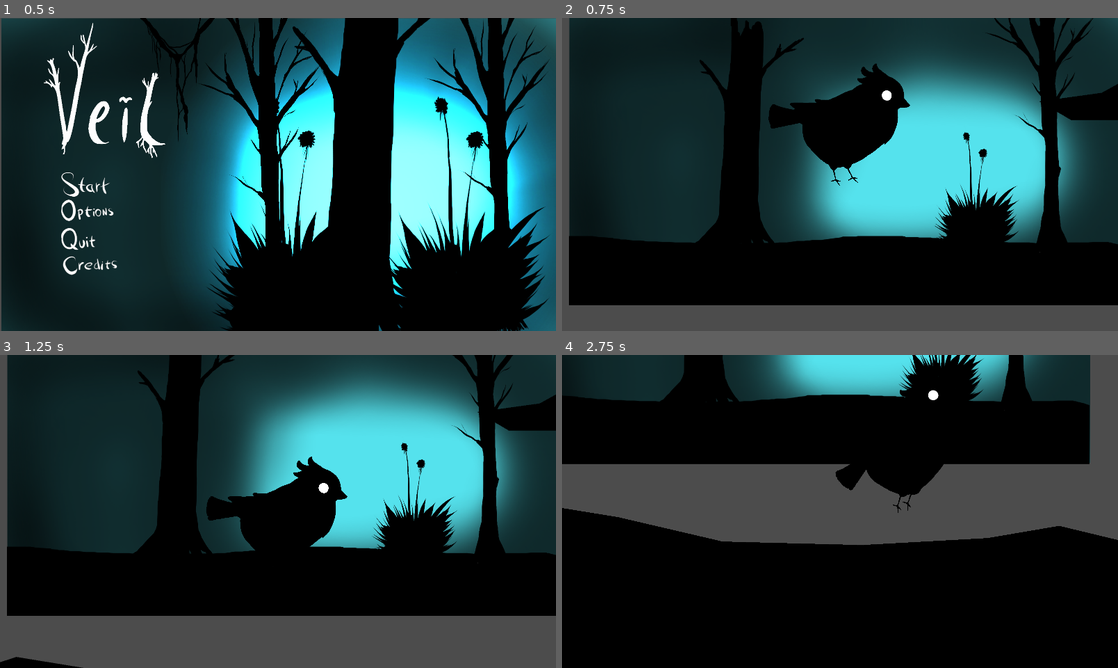
Above: before the commit, frames 1-4 (two rows, left to right).
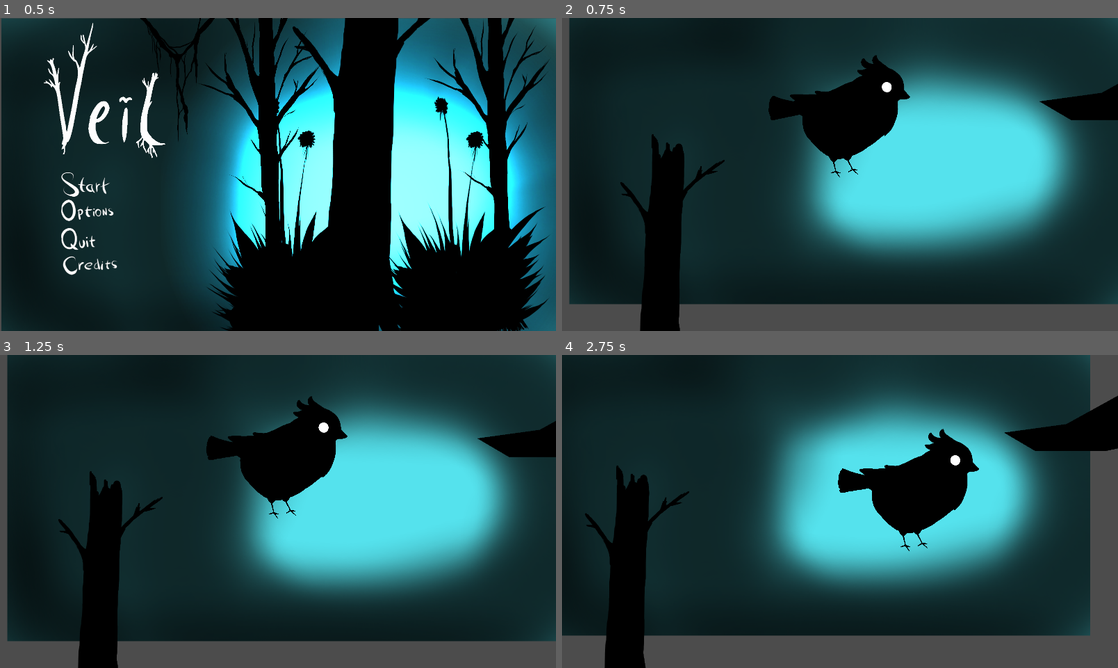
Above: after the commit, the same moments.

Repository: mikeask/Veil
Game: Godot game, scene res://Scenes/MainMenu.tscn
Same seed, same stepped clock (60 frames per second), same inputs: the game is played once before the commit and once after it.
Inputs (mouse positions are in pixels of both pictures, inside the frame that each line leads up to):
- Up to frame 1 (0.5 s): no input
- Up to frame 2 (0.75 s): click (650, 183) at 0.5 s
- Up to frame 3 (1.25 s): no input
- Up to frame 4 (2.75 s): hold Right (ui_right) from 1.28 s (still down); tap Up (ui_up) at 1.52, 2.27 s

Frame 1 is identical in both runs. In frame 2, 32% of the frame differs, in the area x 1-100%, y 0-100%; in frame 3, 55%; in frame 4, 86%, in the area x 0-100%, y 0-100%.

Commit message:
Melhora do Level Principal

Diff:
--- a/Animation/Bird.gd
+++ b/Animation/Bird.gd
@@ -1,7 +1,7 @@
 extends KinematicBody2D
 
 const vel_andar = 300
-const gravidade = 1200
+const gravidade = 60
 const vel_pulo = 600
 const normal = Vector2(0,-1)
 
--- a/Animation/Bird.tscn
+++ b/Animation/Bird.tscn
@@ -842,7 +842,7 @@
 "times": PoolRealArray( 0, 1.1, 2.5 ),
 "transitions": PoolRealArray( 1, 1, 1 ),
 "update": 0,
-"values": [ -1.06722e-007, 9.0207, -1.06722e-007 ]
+"values": [ 6.60815, 9.0207, -1.06722e-007 ]
 }
 tracks/6/type = "value"
 tracks/6/path = NodePath("Body/Tail:rotation_degrees")
@@ -916,6 +916,18 @@
 "update": 1,
 "values": [ true, true ]
 }
+tracks/12/type = "value"
+tracks/12/path = NodePath("Body/Head:position")
+tracks/12/interp = 1
+tracks/12/loop_wrap = true
+tracks/12/imported = false
+tracks/12/enabled = true
+tracks/12/keys = {
+"times": PoolRealArray( 0, 2.5 ),
+"transitions": PoolRealArray( 1, 1 ),
+"update": 0,
+"values": [ Vector2( 388.78, -889.292 ), Vector2( 388.78, -889.292 ) ]
+}
 
 [node name="Bird" type="KinematicBody2D" index="0"]
 
@@ -928,7 +940,7 @@
 
 [node name="Body" type="Sprite" parent="." index="0"]
 
-position = Vector2( -9.07874, -90.3325 )
+position = Vector2( -9.07874, -108.841 )
 rotation = 0.159951
 scale = Vector2( 0.2, 0.2 )
 texture = ExtResource( 2 )
@@ -946,7 +958,7 @@
 [node name="Tail" type="Sprite" parent="Body" index="1"]
 
 position = Vector2( -490.961, -645.75 )
-rotation = -0.327656
+rotation = -9.31323e-010
 texture = ExtResource( 4 )
 offset = Vector2( -351.537, 52.0476 )
 _sections_unfolded = [ "Transform" ]
@@ -954,7 +966,7 @@
 [node name="Head" type="Sprite" parent="Body" index="2"]
 
 position = Vector2( 388.78, -889.292 )
-rotation = 0.115334
+rotation = -1.86265e-009
 z_index = 1
 texture = ExtResource( 5 )
 offset = Vector2( 166.636, -322.659 )
@@ -980,8 +992,8 @@
 
 [node name="l_leg" type="Sprite" parent="." index="1"]
 
-position = Vector2( 28.5515, -76.4287 )
-rotation = -0.117944
+position = Vector2( 25.3047, -86.9807 )
+rotation = -0.440999
 scale = Vector2( 0.2, 0.2 )
 texture = ExtResource( 8 )
 offset = Vector2( 24.1047, 133.524 )
@@ -990,15 +1002,15 @@
 [node name="bird_leg2" type="Sprite" parent="l_leg" index="0"]
 
 position = Vector2( 29.0013, 167.939 )
-rotation = -0.0493212
+rotation = -0.0493213
 texture = ExtResource( 9 )
 offset = Vector2( 32.5631, 90.5692 )
 _sections_unfolded = [ "Transform" ]
 
 [node name="r_leg" type="Sprite" parent="." index="2"]
 
-position = Vector2( -21.1554, -64.395 )
-rotation = -0.203708
+position = Vector2( -17.9086, -81.4405 )
+rotation = -0.720313
 scale = Vector2( 0.2, 0.2 )
 texture = ExtResource( 8 )
 offset = Vector2( 29.4708, 122.546 )
--- a/Scenes/FullLevel.tscn
+++ b/Scenes/FullLevel.tscn
@@ -2,7 +2,7 @@
 
 [ext_resource path="res://Scenes/FullLevelPoly2d.tscn" type="PackedScene" id=1]
 
-[node name="Node2D" type="Node2D" index="0"]
+[node name="Node2D" type="Node2D"]
 
 [node name="Polygon2D" parent="." index="0" instance=ExtResource( 1 )]
 
--- a/Scenes/Level.tscn
+++ b/Scenes/Level.tscn
@@ -1,18 +1,16 @@
-[gd_scene load_steps=15 format=2]
+[gd_scene load_steps=13 format=2]
 
 [ext_resource path="res://Scenes/Level.gd" type="Script" id=1]
 [ext_resource path="res://Audio/MachinimaSound.com_-_Summer_Rain.wav" type="AudioStream" id=2]
 [ext_resource path="res://Sprites/Menu/MenuBackground.png" type="Texture" id=3]
-[ext_resource path="res://Sprites/Environment/ground.png" type="Texture" id=4]
-[ext_resource path="res://Sprites/Environment/Tree01.png" type="Texture" id=5]
-[ext_resource path="res://Sprites/Environment/Tree03.png" type="Texture" id=6]
-[ext_resource path="res://Sprites/Environment/Vegetation01.png" type="Texture" id=7]
-[ext_resource path="res://Scenes/bola.tscn" type="PackedScene" id=8]
-[ext_resource path="res://Sprites/Menu/PauseMenuBackground.png" type="Texture" id=9]
-[ext_resource path="res://Scenes/MenuOpts.tscn" type="PackedScene" id=10]
-[ext_resource path="res://Others/TextThemeCredits.tres" type="Theme" id=11]
-[ext_resource path="res://Animation/Bird.tscn" type="PackedScene" id=12]
-[ext_resource path="res://Scenes/FullLevel.tscn" type="PackedScene" id=13]
+[ext_resource path="res://Sprites/Environment/Tree01.png" type="Texture" id=4]
+[ext_resource path="res://Sprites/Environment/Tree03.png" type="Texture" id=5]
+[ext_resource path="res://Sprites/Environment/Vegetation01.png" type="Texture" id=6]
+[ext_resource path="res://Sprites/Menu/PauseMenuBackground.png" type="Texture" id=7]
+[ext_resource path="res://Scenes/MenuOpts.tscn" type="PackedScene" id=8]
+[ext_resource path="res://Others/TextThemeCredits.tres" type="Theme" id=9]
+[ext_resource path="res://Animation/Bird.tscn" type="PackedScene" id=10]
+[ext_resource path="res://Scenes/FullLevel.tscn" type="PackedScene" id=11]
 
 [sub_resource type="RectangleShape2D" id=1]
 
@@ -37,30 +35,25 @@
 position = Vector2( 961.855, 539.307 )
 texture = ExtResource( 3 )
 
-[node name="ground" type="Sprite" parent="." index="2"]
+[node name="Tree01" type="Sprite" parent="." index="2"]
 
-position = Vector2( 959.92, 542.683 )
+position = Vector2( 2995.91, -267.915 )
+scale = Vector2( 0.303853, 0.303853 )
 texture = ExtResource( 4 )
 
-[node name="Tree01" type="Sprite" parent="." index="3"]
+[node name="Tree03" type="Sprite" parent="." index="3"]
 
-position = Vector2( 1620.95, 382.605 )
-scale = Vector2( 0.303853, 0.303853 )
+position = Vector2( 250.578, 964.29 )
+scale = Vector2( 0.601516, 0.601516 )
 texture = ExtResource( 5 )
 
-[node name="Tree03" type="Sprite" parent="." index="4"]
+[node name="Vegetation01" type="Sprite" parent="." index="4"]
 
-position = Vector2( 524.092, 542.931 )
-scale = Vector2( 0.601516, 0.601516 )
+position = Vector2( 2113.14, 1175.12 )
+scale = Vector2( 0.404438, 0.404438 )
 texture = ExtResource( 6 )
 
-[node name="Vegetation01" type="Sprite" parent="." index="5"]
-
-position = Vector2( 1396.09, 679.84 )
-scale = Vector2( 0.404438, 0.404438 )
-texture = ExtResource( 7 )
-
-[node name="GroundStaticBody" type="StaticBody2D" parent="." index="6"]
+[node name="GroundStaticBody" type="StaticBody2D" parent="." index="5"]
 
 position = Vector2( 930.353, 890.172 )
 input_pickable = false
@@ -76,13 +69,7 @@
 position = Vector2( -2371.85, -2004.94 )
 shape = SubResource( 1 )
 
-[node name="bola" parent="." index="7" instance=ExtResource( 8 )]
-
-position = Vector2( 1430.79, 1162.56 )
-gravity_scale = 5.0
-_sections_unfolded = [ "Collision", "Pickable", "Transform" ]
-
-[node name="CanvasLayer" type="CanvasLayer" parent="." index="8"]
+[node name="CanvasLayer" type="CanvasLayer" parent="." index="6"]
 
 layer = 1
 offset = Vector2( 0, 0 )
@@ -134,18 +121,18 @@
 mouse_default_cursor_shape = 0
 size_flags_horizontal = 1
 size_flags_vertical = 4
-theme = ExtResource( 11 )
+theme = ExtResource( 9 )
 text = "Pause"
 percent_visible = 1.0
 lines_skipped = 0
 max_lines_visible = -1
 _sections_unfolded = [ "Theme" ]
 
-[node name="Bird" parent="." index="9" instance=ExtResource( 12 )]
+[node name="Bird" parent="." index="7" instance=ExtResource( 10 )]
 
 position = Vector2( 936.17, 631.692 )
 
-[node name="Node2D" parent="." index="10" instance=ExtResource( 13 )]
+[node name="Node2D" parent="." index="8" instance=ExtResource( 11 )]
 
 position = Vector2( 855.593, 792.403 )
 
Not shown: 1 places in Scenes/Level.tscn that only renumber resources
